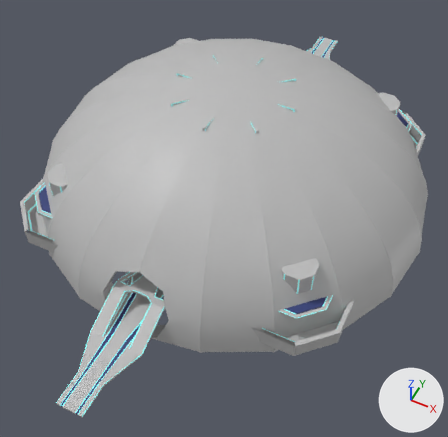
Before and after pictures for a commit that changed the FBX model Assets/3DModels/Level/Noah_Lv2.fbx.
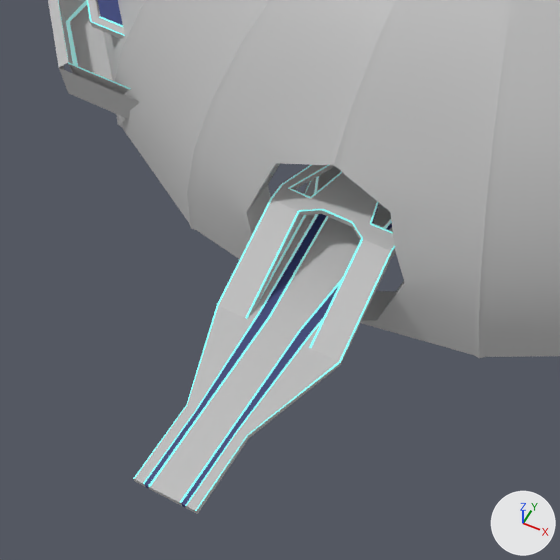
The first picture shows the older version from a 50 mm camera at (1.82, -3.84, 4.29) aimed at (0.1, -0.39, -0.03). The close-ups show both versions on the part from 0% to 52% of the width and 46% to 100% of the height of that picture; other places that the commit changed are outside them. The lights are fixed; the arrows at lower right show +X, +Y and +Z. Where no turn or scale is listed for an object, it has been applied to the vertices. Vertices at the same position are counted once.

The older version as bpy lines, for what is in view:
```python
ob_pasted__polysurface1 = bpy.data.objects.new('pasted__polySurface1', me_mesh_008)
ob_pasted__polysurface1.location = (0.0, 0.0, 0.0)
ob_pasted__polysurface10 = bpy.data.objects.new('pasted__polySurface10', me_mesh_021)
ob_pasted__polysurface10.parent = ob_mainplatform
ob_pasted__polysurface10.location = (0.0, 11.66, 75.54)
ob_pasted__polysurface10.rotation_euler = (-3.142, 0.0, 0.0)  # degrees (-180, 0, 0)
ob_pasted__polysurface10.scale = (-1.0, -1.0, -1.0)
ob_pasted__polysurface7 = bpy.data.objects.new('pasted__polySurface7', me_mesh)
ob_pasted__polysurface7.location = (0.0, -0.755, 0.117)
ob_polysurface65 = bpy.data.objects.new('polySurface65', me_mesh_018)
ob_polysurface65.location = (0.0, -1.59, 0.0)
# me_mesh
# before: 88 (-0.07, -1.87, 0.04) at pixel (144, 484), 89 (-0.07, -1.87, 0.02) at pixel (145, 487), 90 (-0.11, -1.87, 0.04) at pixel (133, 478), 91 (-0.11, -1.87, 0.02) at pixel (134, 481), 137 (-0.11, -1.87, 0.04) at pixel (134, 479)
# before: 139 (-0.08, -1.87, 0.04) at pixel (142, 483)
# me_mesh_021
# before: 88 (-7.0, 4.0, 187.0) at pixel (185, 505), 89 (-7.0, 2.0, 187.0) at pixel (186, 508), 90 (-11.0, 4.0, 187.0) at pixel (196, 511), 91 (-11.0, 2.0, 187.0) at pixel (197, 514), 137 (-11.0, 4.0, 187.0) at pixel (195, 510)
# before: 139 (-8.0, 4.0, 187.0) at pixel (186, 506)
# also in view: 'MainPlatform_pCube36_polySurface50' at (0.0, -1.27, 0.3); 'polySurface53' at (-0.2, -1.27, 0.3); 'pasted__polySurface11' at (0.11, -1.41, 0.08); 'pasted__polySurface9' at (-0.11, -1.41, 0.08); 'pSphere8' at (0.0, -0.9, 0.58)
```
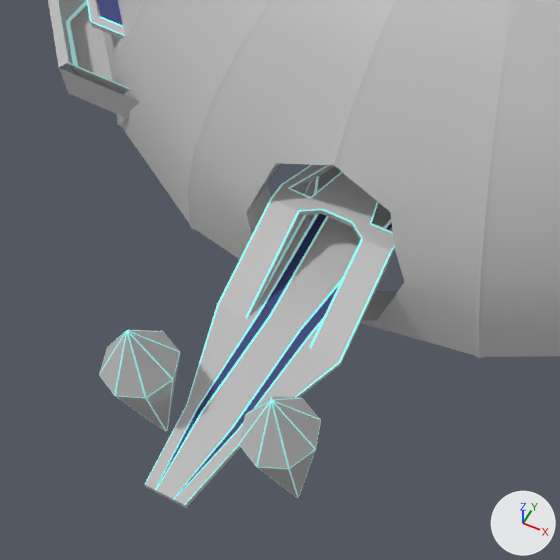
Pixel boxes [x1, y1, x2, y2] of what changed, in the close-ups (560 x 560 px; the box of a moved part takes in the faces that stretch with it):
'pasted__polySurface7', reshaped
    before: [133, 166, 342, 487]
    after: [144, 166, 342, 493]
'pCylinder72', added
    after: [239, 396, 321, 498]
    faces in mat_lambert3 (grey #bcbcbc): [239, 396, 321, 497]
    faces in mat_neon_glow_blue (cyan #00fff7): [239, 396, 321, 498]
'pCylinder10', added
    after: [99, 330, 180, 432]
    faces in mat_lambert3 (grey #bcbcbc): [100, 330, 180, 431]
    faces in mat_neon_glow_blue (cyan #00fff7): [99, 330, 180, 432]
'pasted__polySurface10', reshaped
    before: [185, 227, 396, 514]
    after: [174, 227, 396, 508]
part 1 of me_mesh_021, moved or reshaped
    before: [185, 430, 249, 514]
    after: [174, 430, 241, 508]
part 2 of me_mesh_008, moved or reshaped
    before: [148, 412, 233, 506]
    after: [156, 412, 233, 502]
part 3 of me_mesh, moved or reshaped
    before: [133, 405, 197, 487]
    after: [144, 405, 197, 493]

The change, as a list of edits to the scene's bpy script:
```text
Add mat_lambert3:
    mat_lambert3 = principled_material('lambert3')
    mat_lambert3.base_color = (0.5, 0.5, 0.5)  # grey #bcbcbc
Change me_mesh:
    where me_mesh.from_pydata(...)  # 150 vertices, 125 faces; spans x -0.62..-0.06, y -1.87..0.55, z -0.12..0.15
    used by ob_pasted__polysurface7; location = (0.0, -0.755, 0.117)
    me_mesh part 3
    add for i in [*range(88, 92), 137, 139]: me_mesh.vertices[i].co += Vector((0.04, 0.0, 0.0))
Change me_mesh_021:
    where me_mesh_021.from_pydata(...)  # 150 vertices, 125 faces; spans x -62.0..-6.0, y -12.0..15.0, z -55.0..187.0
    used by ob_pasted__polysurface10; parent = ob_mainplatform; location = (0.0, 11.66, 75.54); rotation_euler = (-3.142, 0.0, 0.0), in degrees (-180, 0, 0); scale = (-1.0, -1.0, -1.0)
    me_mesh_021 part 1
    add for i in [*range(88, 92), 137, 139]: me_mesh_021.vertices[i].co += Vector((4.0, 0.0, 0.0))
Change me_mesh_008:
    where me_mesh_008.from_pydata(...)  # 55 vertices, 49 faces; spans x -0.11..0.11, y -2.62..-0.18, z 0.0..0.16
    used by ob_pasted__polysurface1; location = (0.0, 0.0, 0.0)
    me_mesh_008 part 2
    me_mesh_008.vertices[30].co: (-0.06, -2.62, 0.16) -> (-0.03, -2.62, 0.16)  # pixel (147, 486) -> pixel (155, 490)
    me_mesh_008.vertices[31].co: (0.06, -2.62, 0.16) -> (0.03, -2.62, 0.16)  # pixel (181, 503) -> pixel (173, 499)
    me_mesh_008.vertices[32].co: (-0.06, -2.62, 0.14) -> (-0.03, -2.62, 0.14)  # pixel (149, 489) -> pixel (156, 492)
    me_mesh_008.vertices[33].co: (0.06, -2.62, 0.14) -> (0.03, -2.62, 0.14)  # pixel (182, 506) -> pixel (174, 502)
    me_mesh_008.vertices[45].co: (0.05, -2.62, 0.16) -> (0.03, -2.62, 0.16)  # pixel (179, 502) -> pixel (172, 499)
    me_mesh_008.vertices[46].co: (-0.05, -2.62, 0.16) -> (-0.03, -2.62, 0.16)  # pixel (150, 487) -> pixel (156, 490)
Add me_mesh_027_1:
    me_mesh_027_1.from_pydata(...)  # 48 vertices, 50 faces; spans x -13.6..-4.7, y -11.1..11.1, z -4.4..4.4
    # faces by material slot: [34, 16]
    me_mesh_027_1.materials.append(mat_neon_glow_blue)  # cyan #00fff7
    me_mesh_027_1.materials.append(mat_lambert3)  # grey #bcbcbc
Add me_mesh_028_1:
    me_mesh_028_1.from_pydata(...)  # 48 vertices, 50 faces; spans x 0.129..0.371, y -0.121..0.121, z -0.304..0.304
    # faces by material slot: [34, 16]
    me_mesh_028_1.materials.append(mat_neon_glow_blue)  # cyan #00fff7
    me_mesh_028_1.materials.append(mat_lambert3)  # grey #bcbcbc
Add ob_pcylinder10:
    ob_pcylinder10 = bpy.data.objects.new('pCylinder10', me_mesh_027_1)
    ob_pcylinder10.parent = ob_mainplatform
    ob_pcylinder10.location = (0.0, 18.0, 236.0)
    ob_pcylinder10.rotation_euler = (0.0, 0.0, -3.142)  # degrees (0, 0, -180)
    ob_pcylinder10.scale = (-2.73, -2.73, -2.73)
Add ob_pcylinder72:
    ob_pcylinder72 = bpy.data.objects.new('pCylinder72', me_mesh_028_1)
    ob_pcylinder72.location = (0.0, -2.36, 0.18)
```
